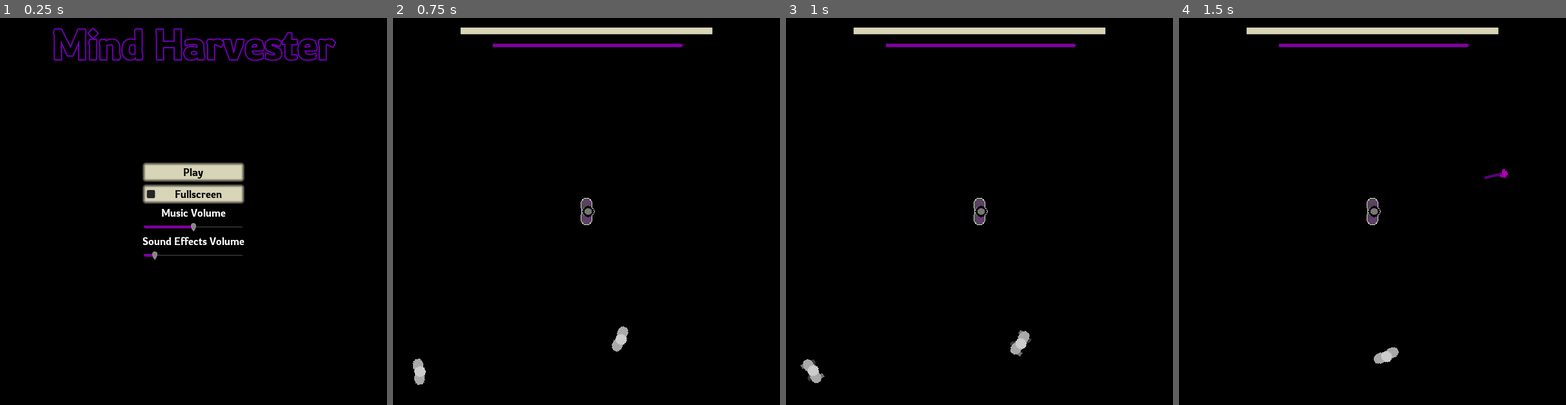
Above: before the commit, frames 1-4 (left to right).
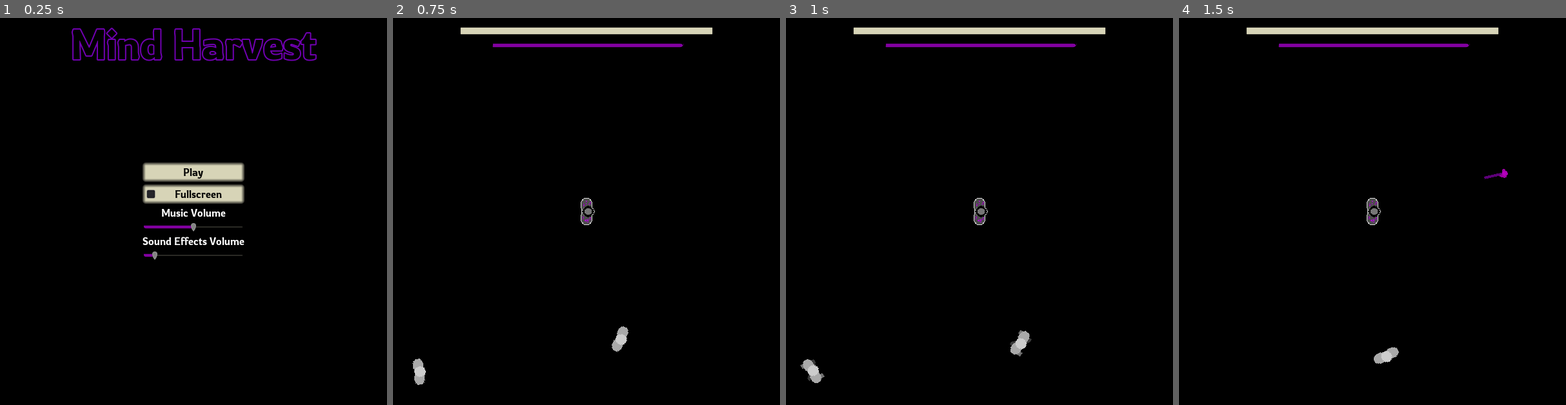
Above: after the commit, the same moments.

Repository: the-alex-g/LD52
Game: Godot game, scene res://Menu/MainMenu.tscn
The game is run twice, just before and just after one commit, with the same random seed, the same clock (stepped at 60 frames per second) and the same inputs.
Inputs (mouse positions are in pixels of both pictures, inside the frame that each line leads up to):
- Up to frame 1 (0.25 s): no input
- Up to frame 2 (0.75 s): click "Play" at 0.5 s
- Up to frame 3 (1 s): no input
- Up to frame 4 (1.5 s): move the mouse to (1457, 192) at 1.27 s; hold D (right) from 1.28 s (still down); hold Space (shoot) from 1.28 s (still down)

The runs differ from the first frame. In frame 1, 2.2% of the frame differs, in the area x 13-87%, y 2-12%; in frame 2, nothing differs; in frame 3, nothing differs; in frame 4, nothing differs.

Commit message:
Add exports

Diff:
--- a/project/Menu/MainMenu.tscn
+++ b/project/Menu/MainMenu.tscn
@@ -76,7 +76,7 @@
 margin_bottom = 20.0
 custom_colors/font_color = Color( 0, 0, 0, 1 )
 custom_fonts/font = SubResource( 1 )
-text = "Mind Harvester"
+text = "Mind Harvest"
 align = 1
 valign = 1
 
Not shown, added: project/export_presets.cfg
